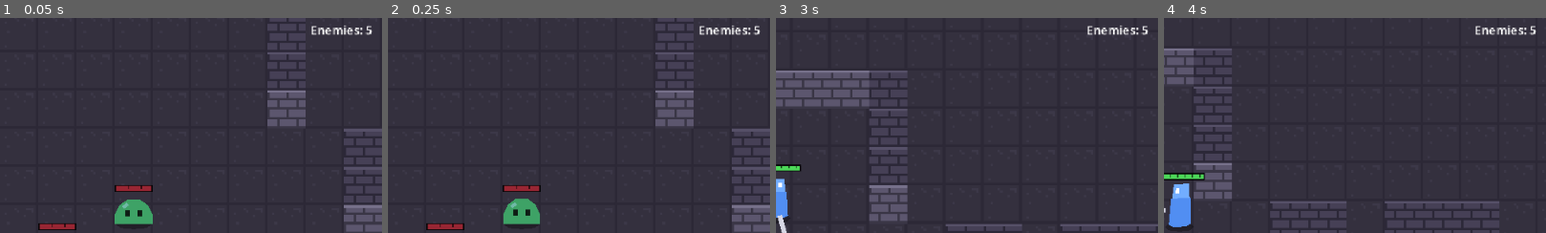
Above: before the commit, frames 1-4 (left to right).
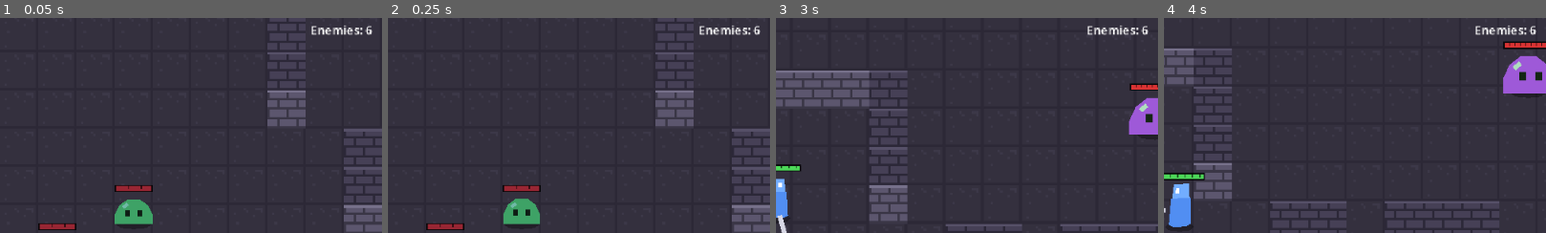
Above: after the commit, the same moments.

Repository: RyanAndrewsJR/uhgame
Game: Godot game, scene res://scenes/sandbox_main.tscn
The game is run twice, just before and just after one commit, with the same random seed, the same clock (stepped at 60 frames per second) and the same inputs. This scene is started directly instead of the project's main scene.
Inputs (mouse positions are % of the whole screen's width and height, from its top left):
- Up to frame 1 (0.05 s): no input
- Up to frame 2 (0.25 s): no input
- Up to frame 3 (3 s): tap Enter at 0.5 s; move the mouse to (72, 45) at 0.52 s; hold D (move_right) 0.53-1.28 s; click (72, 45) at 0.6 s; tap Space (dash) at 0.8, 1.35, 2.3 s; move the mouse to (30, 55) at 1.27 s; hold S (move_down) 1.28-2.03 s; click (30, 55) at 1.55 s; move the mouse to (60, 28) at 2.02 s; hold D (move_right) 2.03-2.78 s; tap E (ability_e) at 2.1 s; move the mouse to (45, 70) at 2.77 s; hold W (move_up) from 2.78 s (still down); tap Q (ability_q) at 2.85 s
- Up to frame 4 (4 s): click (45, 70) at 3.05 s; move the mouse to (80, 65) at 3.52 s; release W (move_up) at 3.53 s; hold A (move_left) from 3.53 s (still down); tap R (ability_r) at 3.6 s; tap Space (dash) at 3.8 s
The pictures show only the part of the screen within x 50-100%, y 2-52%; the shares and areas given below are measured in that part.

The runs differ from the first frame. In frame 1, less than 0.1% of the frame differs, in the area x 95-97%, y 3-8%; in frame 2, less than 0.1%; in frame 3, 1.4%; in frame 4, 2.2%, in the area x 88-100%, y 3-37%.

Commit message:
COMBAT C5: elite slime with a telegraphed slam
slime_elite.tscn (inherits slime.tscn; 900 health, 30 basic attack
damage) in the sandbox's top-right corner. Its slam marks a 40 px
Telegraph circle where the player stood, fills it over 0.75 s, then deals
100 (15%) and pushes 20 px; walking or dashing out avoids it. Enemies with
an AbilityComponent cast ready abilities in range; Ability.on_cast_started
and CastContext.telegraph show a telegraph during the cast time, removed
if the cast is cancelled or interrupted. Combat test 225/225, stats test
143/143, headless in-game check 33/33.

Co-Authored-By: Claude Opus 5.5 <noreply@anthropic.com>
Claude-Session: https://claude.ai/code/session_01MgyCqfk8g1Va5ENTo7DNst

Diff:
--- /dev/null
+++ b/game/data/abilities/slime_elite_q_slam.tres
@@ -0,0 +1,19 @@
+[gd_resource type="Resource" format=3]
+
+[ext_resource type="Script" path="res://scripts/abilities/slime/slam.gd" id="1_script"]
+
+[resource]
+script = ExtResource("1_script")
+display_name = "Slam"
+description = "Marks a 40 px circle where the target stands, fills it over 0.75 s, then slams: 100 physical damage and a 20 px push to everyone inside."
+icon_color = Color(1, 0.35, 0.15, 1)
+targeting = 2
+cooldown = 4.0
+cast_time = 0.75
+cast_range = 250.0
+resets_auto_attack = false
+base_damage = 100.0
+ad_ratio = 0.0
+radius_px = 40.0
+enemy_hit_forgiveness = 0.1
+knockback_px = 20.0
--- /dev/null
+++ b/game/data/units/slime_elite.tres
@@ -0,0 +1,16 @@
+[gd_resource type="Resource" script_class="UnitStats" format=3]
+
+[ext_resource type="Script" path="res://scripts/data/unit_stats.gd" id="1_stats"]
+
+[resource]
+script = ExtResource("1_stats")
+display_name = "Elite Slime"
+max_health = 900.0
+health_regen = 0.0
+attack_damage = 30.0
+attack_range = 110.0
+base_attack_speed = 0.6
+attack_windup = 0.15
+move_speed = 260.0
+gameplay_radius = 75.0
+pathing_radius = 60.0
--- /dev/null
+++ b/game/scenes/enemies/slime_elite.tscn
@@ -0,0 +1,34 @@
+[gd_scene format=3]
+
+[ext_resource type="PackedScene" path="res://scenes/enemies/slime.tscn" id="1_slime"]
+[ext_resource type="Resource" path="res://data/units/slime_elite.tres" id="2_stats"]
+[ext_resource type="Script" path="res://scripts/components/ability_component.gd" id="3_abilities"]
+[ext_resource type="Resource" path="res://data/abilities/slime_elite_q_slam.tres" id="4_slam"]
+
+[sub_resource type="CircleShape2D" id="CircleShape2D_elite"]
+radius = 19.0
+
+[node name="SlimeElite" instance=ExtResource("1_slime")]
+stats = ExtResource("2_stats")
+body_center = Vector2(0, -14)
+
+[node name="Blob" parent="Body"]
+scale = Vector2(1.4, 1.4)
+color = Color(0.62, 0.35, 0.85, 1)
+
+[node name="Shine" parent="Body"]
+scale = Vector2(1.4, 1.4)
+
+[node name="Eyes" parent="Body"]
+scale = Vector2(1.4, 1.4)
+
+[node name="CollisionShape2D" parent="."]
+shape = SubResource("CircleShape2D_elite")
+
+[node name="HealthBar" parent="."]
+position = Vector2(0, -42)
+width = 40.0
+
+[node name="AbilityComponent" type="Node" parent="."]
+script = ExtResource("3_abilities")
+q = ExtResource("4_slam")
--- a/game/scenes/rooms/sandbox.tscn
+++ b/game/scenes/rooms/sandbox.tscn
@@ -3,6 +3,7 @@
 [ext_resource type="Script" path="res://scripts/rooms/room.gd" id="1_room"]
 [ext_resource type="TileSet" path="res://tilesets/dungeon_tileset.tres" id="2_tiles"]
 [ext_resource type="PackedScene" path="res://scenes/enemies/slime.tscn" id="3_slime"]
+[ext_resource type="PackedScene" path="res://scenes/enemies/slime_elite.tscn" id="4_elite"]
 
 [node name="Sandbox" type="Node2D"]
 script = ExtResource("1_room")
@@ -35,5 +36,8 @@
 [node name="Slime2" parent="Entities" instance=ExtResource("3_slime")]
 position = Vector2(880, 560)
 
+[node name="Elite1" parent="Entities" instance=ExtResource("4_elite")]
+position = Vector2(784, 112)
+
 [node name="PlayerSpawn" type="Marker2D" parent="."]
 position = Vector2(144, 304)
--- a/game/scripts/abilities/ability.gd
+++ b/game/scripts/abilities/ability.gd
@@ -78,6 +78,12 @@
 	pass
 
 
+## Called when the cast starts, before the cast time. Override to show a
+## telegraph (set ctx.telegraph so a cancelled or interrupted cast removes it).
+func on_cast_started(_caster: Unit, _ctx: CastContext) -> void:
+	pass
+
+
 ## Draws the aiming indicator. `canvas` is the caster (local coordinates),
 ## `aim` is the cursor in world space. Override for custom shapes.
 func draw_indicator(canvas: Node2D, caster: Unit, aim: Vector2) -> void:
--- a/game/scripts/abilities/cast_context.gd
+++ b/game/scripts/abilities/cast_context.gd
@@ -9,3 +9,7 @@
 var direction: Vector2 = Vector2.RIGHT
 ## The clicked unit, for UNIT abilities.
 var target: Unit
+## A floor warning shown during the cast time (Ability.on_cast_started()).
+## AbilityComponent removes it if the cast is cancelled or interrupted;
+## execute() usually calls finish() on it.
+var telegraph: Telegraph
--- /dev/null
+++ b/game/scripts/abilities/slime/slam.gd
@@ -0,0 +1,41 @@
+extends Ability
+## Elite slime Q - Slam: marks a circle on the floor where the target stood,
+## fills it over the cast time (the telegraph), then slams it. Everyone still
+## inside takes a big hit and is pushed away. Walking or dashing out avoids
+## it (COMBAT.md, Enemies: elite band 12-20%, telegraph 0.6-0.9 s).
+
+## Radius of the telegraphed circle, px.
+@export var radius_px: float = 40.0
+## Enemy attack hitboxes are this much smaller than they look (COMBAT.md).
+@export_range(0.0, 0.2) var enemy_hit_forgiveness: float = 0.10
+@export var knockback_px: float = 20.0
+@export var telegraph_color: Color = Telegraph.THREAT_COLOR
+@export var hitstop: float = 0.06
+@export var shake: float = 3.0
+
+
+func on_cast_started(caster: Unit, ctx: CastContext) -> void:
+	ctx.telegraph = Telegraph.circle(caster, ctx.point, radius_px, cast_time, telegraph_color)
+
+
+func execute(caster: Unit, ctx: CastContext) -> void:
+	if is_instance_valid(ctx.telegraph):
+		ctx.telegraph.finish()
+	var parent := caster.get_parent()
+	VFX.ring(parent, ctx.point, radius_px * 0.4, radius_px, telegraph_color, 0.25, 3.0)
+	var landed := false
+	for u in AbilityUtil.in_circle(caster, ctx.point, radius_px * (1.0 - enemy_hit_forgiveness)):
+		var hit := HitPipeline.from_ability(caster, self, u)
+		hit.knockback_px = knockback_px
+		hit.knockback_from = caster.global_position
+		HitPipeline.resolve(hit)
+		landed = landed or not hit.blocked
+	if landed:
+		GameFeel.hitstop(hitstop)
+		GameFeel.shake(shake)
+
+
+## The aiming indicator (unused by enemies; kept for a player version).
+func draw_indicator(canvas: Node2D, _caster: Unit, aim: Vector2) -> void:
+	var p := canvas.to_local(aim)
+	canvas.draw_arc(p, radius_px, 0.0, TAU, 48, Color(telegraph_color, 0.8), 1.0)
--- a/game/scripts/components/ability_component.gd
+++ b/game/scripts/components/ability_component.gd
@@ -39,6 +39,7 @@
 var _cast_serial: int = 0        # bumped by each cast and by a cancel
 var _cast_rooted: bool = false
 var _executing: bool = false     # true while ability.execute() runs
+var _cast_ctx: CastContext       # the cast in progress (for its telegraph)
 
 
 func _ready() -> void:
@@ -170,6 +171,7 @@
 func _cancel_cast() -> void:
 	var slot := casting_slot
 	var ability := get_ability(slot)
+	_remove_telegraph(_cast_ctx)
 	_cast_serial += 1  # The _do_cast waiting on the cast time sees this and stops.
 	if _cast_rooted:
 		unit.movement.remove_move_lock(&"casting")
@@ -223,7 +225,9 @@
 		unit.movement.stop()
 	_cast_rooted = rooted
 	_add_cast_move_speed(ability)
+	_cast_ctx = ctx
 	cast_started.emit(slot, ability, ctx)
+	ability.on_cast_started(unit, ctx)
 
 	if ability.cast_time > 0.0:
 		await unit.get_tree().create_timer(ability.cast_time, false, true).timeout
@@ -232,6 +236,7 @@
 
 	var interrupted := not is_instance_valid(unit) or not unit.is_alive() or unit.is_stunned()
 	if interrupted:
+		_remove_telegraph(ctx)
 		if is_instance_valid(unit) and unit.is_alive():
 			_cooldown_left[slot] = 0.0  # Refund interrupted casts.
 	else:
@@ -264,5 +269,12 @@
 		StatModifier.Type.PERCENT_MULT, ability.cast_move_speed_multiplier - 1.0, CAST_MOVE_SPEED_SOURCE))
 
 
+## A cast that doesn't go off (cancelled, stunned, dead) takes its telegraph
+## with it.
+func _remove_telegraph(ctx: CastContext) -> void:
+	if ctx != null and is_instance_valid(ctx.telegraph):
+		ctx.telegraph.queue_free()
+
+
 func _remove_cast_move_speed() -> void:
 	unit.stats_component.remove_modifiers_from(CAST_MOVE_SPEED_SOURCE)
--- a/game/scripts/enemies/enemy.gd
+++ b/game/scripts/enemies/enemy.gd
@@ -61,6 +61,8 @@
 				attack.cancel()
 				movement.stop()
 				_enter_idle()
+			elif _try_cast_ability():
+				pass  # Casting (rooted); the chase resumes after.
 			elif attack.target != _player:
 				attack.attack(_player)
 
@@ -103,6 +105,29 @@
 		_enter_aggro()
 
 
+## Enemies with an AbilityComponent (elites) cast a ready ability when the
+## player is within its cast_range (from the center) and in sight. Its cast
+## time is the telegraph (COMBAT.md). Not during a basic attack windup.
+## Returns true while casting.
+func _try_cast_ability() -> bool:
+	if abilities == null:
+		return false
+	if abilities.casting:
+		return true
+	if attack.is_winding_up():
+		return false
+	for slot in AbilityComponent.SLOTS:
+		var ability := abilities.get_ability(slot)
+		if ability == null or not abilities.can_cast(slot):
+			continue
+		if global_position.distance_to(_player.global_position) > Units.to_px(ability.cast_range):
+			continue
+		if not _can_see_player():
+			continue
+		return abilities.try_cast(slot, _player.global_position, _player)
+	return false
+
+
 func _can_see_player() -> bool:
 	if _player == null or not _player.is_alive():
 		return false
--- a/game/scripts/tests/combat_test.gd
+++ b/game/scripts/tests/combat_test.gd
@@ -15,11 +15,14 @@
 ## C4: getting hit (post-hit i-frames and their blink, a slime's 12 px push
 ## that a dash can cut short, whiffs out of reach, the 0.25 s slime windup,
 ## the stronger knockback winning).
+## C5: the elite slime's telegraphed slam (numbers, the telegraph, a hit,
+## walking and dashing out, a stun, the AI casting it by itself).
 ## Prints PASS/FAIL per check, then a total. Run headless and it quits with
 ## the number of failures as the exit code.
 
 const PLAYER_SCENE: PackedScene = preload("res://scenes/player/player.tscn")
 const SLIME_SCENE: PackedScene = preload("res://scenes/enemies/slime.tscn")
+const ELITE_SCENE: PackedScene = preload("res://scenes/enemies/slime_elite.tscn")
 const CLEAVE: Ability = preload("res://data/abilities/knight_q_cleave.tres")
 const FLAT := StatModifier.Type.FLAT
 const PERCENT_ADD := StatModifier.Type.PERCENT_ADD
@@ -241,6 +244,7 @@
 	await _test_hit_feel()
 	await _test_melee()
 	await _test_getting_hit()
+	await _test_elite()
 	await _test_death_mid_swing()
 
 
@@ -951,6 +955,131 @@
 	await _frames(12)
 
 
+# --- C5: elite slime --------------------------------------------------------------
+
+func _test_elite() -> void:
+	await _test_elite_data()
+	await _test_slam_hits()
+	await _test_slam_dodges()
+	await _test_elite_ai()
+
+
+func _test_elite_data() -> void:
+	_section("C5: the elite and its slam")
+	var elite := _spawn_elite(Vector2(0, 0), true)
+	var slam := elite.abilities.get_ability(&"q")
+	_check("900 health, basic attack 30 (4.6%: swarm band)", [elite.health.max_health, elite.stats_component.get_stat(&"attack_damage")], [900.0, 30.0])
+	_check_near("its basic attack winds up 0.25 s", elite.attack.get_windup_time(), 0.25, 0.001)
+	_check("slam: 0.75 s telegraph, 40 px circle, 100 damage, 4 s cooldown",
+		[slam.cast_time, slam.get("radius_px"), slam.base_damage, slam.cooldown], [0.75, 40.0, 100.0, 4.0])
+	_check_near("100 = 15.4% of the Knight's 650 (elite band 12-20%)", slam.base_damage / knight.health.max_health, 0.154, 0.001)
+	elite.queue_free()
+
+
+func _test_slam_hits() -> void:
+	_section("C5: standing in the slam")
+	await _reset_knight()
+	await _wait_until(func() -> bool: return not knight.has_invulnerability(Unit.HIT_IFRAMES_ID), 60)
+	knight.health.heal(10000.0)
+	var elite := _spawn_elite(knight.global_position + Vector2(60, 0), true)
+	await _frames(1)
+	var hp := knight.health.current
+	var start := knight.global_position
+	_check("the elite casts the slam at the Knight", elite.abilities.try_cast(&"q", knight.global_position, knight), true)
+	var telegraph := _find_telegraph()
+	_check("a telegraph appears where the Knight stands", telegraph != null and telegraph.global_position.distance_to(start) < 0.5, true)
+	_check("the elite is rooted while casting", elite.movement.can_move(), false)
+	await _frames(22)
+	_check_near("it fills up (about half at 0.37 s)", telegraph.get_progress() if telegraph else -1.0, 0.5, 0.1)
+	_check("no damage before the slam", knight.health.current, hp)
+	var t0 := _game_time
+	await _wait_until(func() -> bool: return knight.health.current < hp, 40)
+	_check("100 damage at 0.75 s", hp - knight.health.current, 100.0)
+	await _frames(12)
+	_check_near("pushed 20 px away from the elite", start.x - knight.global_position.x, 20.0, 1.0)
+	await _frames(10)
+	_check("the telegraph is gone after the slam", is_instance_valid(telegraph), false)
+	elite.queue_free()
+	knight.health.heal(10000.0)
+
+
+func _test_slam_dodges() -> void:
+	_section("C5: getting out of the slam")
+	await _reset_knight()
+	await _wait_until(func() -> bool: return not knight.has_invulnerability(Unit.HIT_IFRAMES_ID), 60)
+	var elite := _spawn_elite(knight.global_position + Vector2(60, 0), true)
+	await _frames(1)
+	var hp := knight.health.current
+	elite.abilities.try_cast(&"q", knight.global_position, knight)
+	await _frames(20)
+	_place(knight, knight.global_position + Vector2(-60, 0))   # walked out
+	await _wait_until(func() -> bool: return not elite.abilities.casting, 60)
+	await _frames(2)
+	_check("walked out: no damage", knight.health.current, hp)
+
+	await _reset_knight()
+	_place(elite, knight.global_position + Vector2(60, 0))
+	await _wait_until(func() -> bool: return elite.abilities.can_cast(&"q"), 300)
+	elite.abilities.try_cast(&"q", knight.global_position, knight)
+	await _frames(35)
+	knight.dash.try_dash(Vector2.LEFT)
+	await _wait_until(func() -> bool: return not elite.abilities.casting, 60)
+	await _frames(2)
+	_check("dashed out: no damage", knight.health.current, hp)
+
+	await _reset_knight()
+	_place(elite, knight.global_position + Vector2(60, 0))
+	await _wait_until(func() -> bool: return elite.abilities.can_cast(&"q"), 300)
+	elite.abilities.try_cast(&"q", knight.global_position, knight)
+	var telegraph := _find_telegraph()
+	await _frames(10)
+	# Lasts past the cast's end: AbilityComponent checks for a stun when the
+	# cast time is over (a stun that ends earlier doesn't interrupt; see
+	# the report for C5).
+	elite.apply_stun(1.0)
+	await _wait_until(func() -> bool: return not elite.abilities.casting, 60)
+	await _frames(2)
+	_check("a stunned elite's slam doesn't go off", knight.health.current, hp)
+	_check("its telegraph is removed", is_instance_valid(telegraph), false)
+	_check("and the cooldown refunded", elite.abilities.is_ready(&"q"), true)
+	elite.queue_free()
+
+
+func _test_elite_ai() -> void:
+	_section("C5: the elite AI casts the slam by itself")
+	await _reset_knight()
+	await _wait_until(func() -> bool: return not knight.has_invulnerability(Unit.HIT_IFRAMES_ID), 60)
+	knight.health.heal(10000.0)
+	var elite := _spawn_elite(knight.global_position + Vector2(70, 0), false)
+	await _wait_until(func() -> bool: return elite.abilities.casting, 90)
+	_check("it aggroes and casts the slam", elite.abilities.casting, true)
+	var telegraph := _find_telegraph()
+	_check("aimed at the Knight", telegraph != null and telegraph.global_position.distance_to(knight.global_position) < 1.0, true)
+	var hp := knight.health.current
+	_place(knight, knight.global_position + Vector2(-90, 0))
+	await _wait_until(func() -> bool: return not elite.abilities.casting, 60)
+	_check("the Knight walked out: no damage", knight.health.current, hp)
+	elite.passive = true
+	elite.attack.cancel()
+	elite.queue_free()
+	await _frames(2)
+
+
+func _spawn_elite(pos: Vector2, passive: bool) -> Enemy:
+	var elite: Enemy = ELITE_SCENE.instantiate()
+	elite.passive = passive
+	add_child(elite)
+	_place(elite, pos)
+	return elite
+
+
+func _find_telegraph() -> Telegraph:
+	for n in get_children():
+		if n is Telegraph and not n.is_queued_for_deletion():
+			return n
+	return null
+
+
 func _test_death_mid_swing() -> void:
 	_section("C2: the attacker dies mid-swing")
 	await _reset_knight()
--- /dev/null
+++ b/game/scripts/vfx/telegraph.gd
@@ -0,0 +1,76 @@
+class_name Telegraph
+extends Node2D
+## A floor warning for an enemy attack (COMBAT.md): the shape's outline shows
+## where the hit lands, and its fill grows until the hit. VFX only: the
+## ability's own query decides what gets hit.
+##
+## Drawn as a true circle (not squashed for the 3/4 view), so it matches the
+## hit area exactly. Placed on the room's floor, under every unit.
+
+## One consistent enemy-threat color (COMBAT.md, FREE which).
+const THREAT_COLOR := Color(1.0, 0.35, 0.15)
+
+var radius_px: float = 40.0
+var duration: float = 0.75
+var color: Color = THREAT_COLOR
+
+var _elapsed: float = 0.0
+var _finishing: bool = false
+var _flash: float = 0.0
+
+
+## A circle telegraph centered on `center` (world space) that fills over
+## `duration` seconds. `anchor` is any node in the world (usually the
+## caster): the telegraph goes on the room's floor next to it.
+static func circle(anchor: Node2D, center: Vector2, radius: float, time: float, tint: Color = THREAT_COLOR) -> Telegraph:
+	var t := Telegraph.new()
+	t.radius_px = radius
+	t.duration = maxf(time, 0.01)
+	t.color = tint
+	_add_to_floor(anchor, t)
+	t.global_position = center
+	return t
+
+
+## Under the units: as a child of the room, just before its Entities node
+## (like the click marker). Without a room, next to the anchor.
+static func _add_to_floor(anchor: Node2D, t: Telegraph) -> void:
+	var entities := anchor.get_parent()
+	var room := entities.get_parent() if entities else null
+	if room is Node2D and entities.name == &"Entities":
+		room.add_child(t)
+		room.move_child(t, entities.get_index())
+	else:
+		t.z_index = -1
+		entities.add_child(t)
+
+
+## The hit happened: a short bright flash, then gone.
+func finish() -> void:
+	_finishing = true
+	_flash = 0.12
+	queue_redraw()
+
+
+## 0..1: how full the telegraph is.
+func get_progress() -> float:
+	return clampf(_elapsed / duration, 0.0, 1.0)
+
+
+func _process(delta: float) -> void:
+	if _finishing:
+		_flash -= delta
+		if _flash <= 0.0:
+			queue_free()
+	else:
+		_elapsed += delta
+	queue_redraw()
+
+
+func _draw() -> void:
+	if _finishing:
+		draw_circle(Vector2.ZERO, radius_px, Color(color, 0.6 * clampf(_flash / 0.12, 0.0, 1.0)))
+		return
+	draw_circle(Vector2.ZERO, radius_px, Color(color, 0.12))
+	draw_circle(Vector2.ZERO, radius_px * get_progress(), Color(color, 0.35))
+	draw_arc(Vector2.ZERO, radius_px, 0.0, TAU, 48, Color(color, 0.9), 1.0)
Not shown, added: game/scripts/abilities/slime/slam.gd.uid
Not shown, added: game/scripts/vfx/telegraph.gd.uid
Not shown, changed: CLAUDE.md
Not shown, changed: docs/COMBAT.md
Not shown, changed: docs/DECISIONS.md
Not shown, changed: docs/MOVEMENT.md
